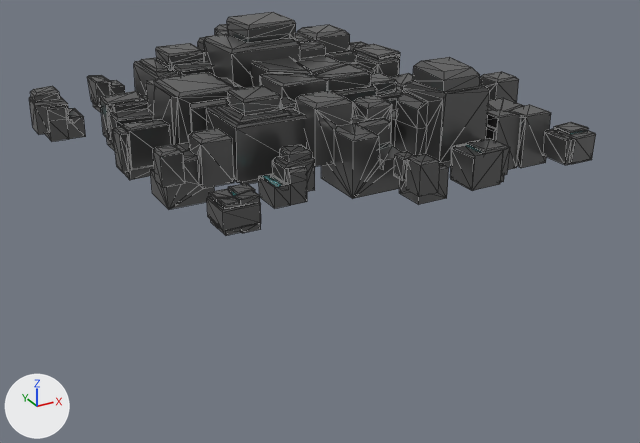
The glTF model packages/resources/glb/terrain/mine_iron.glb, before and after one commit.
Camera for both pictures: a camera (50 mm lens) standing at (-36.9, -71.2, 26.1) and looking at (1.3, -1.9, -8.5). The axes (+X, +Y, +Z) are drawn at lower left. The lights are the same throughout. Mesh edges are drawn as thin lines. Where no turn or scale is listed for an object, it has been applied to the vertices.

Names of what the first picture shows: '立方体.014'.
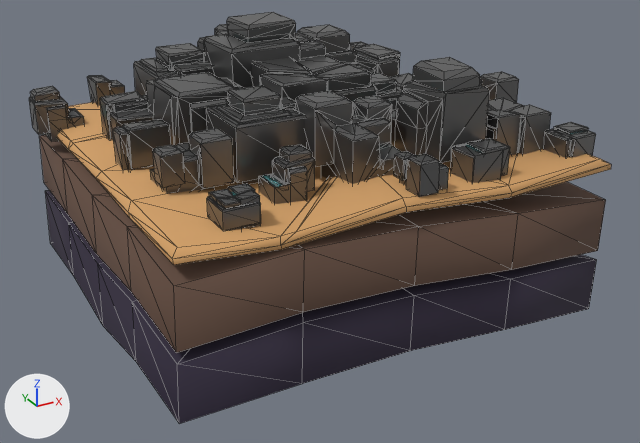
The edits, one by one:
Picture 'floor_color' (img_floor_color) is new.
Material 'Material.008' (mat_material_008) is new.
Its texture is img_floor_color.
Its roughness is 0.9.
Mesh me_plane_011 is new.
It has 154 vertices, 254 faces and spans x -20.3..20.1, y -20.1..20.0, z -15.5..1.6.
It uses material mat_material_008 (picture img_floor_color).
Object 'Plane.005' (ob_plane_005) is new; it shows me_plane_011.
Its location is (0.0, 0.0, 0.0).

Where the change shows, as pixel boxes (x1, y1, x2, y2) in the pictures (640 x 443 px):
'Plane.005', added (brown): after (39, 102, 611, 424)
